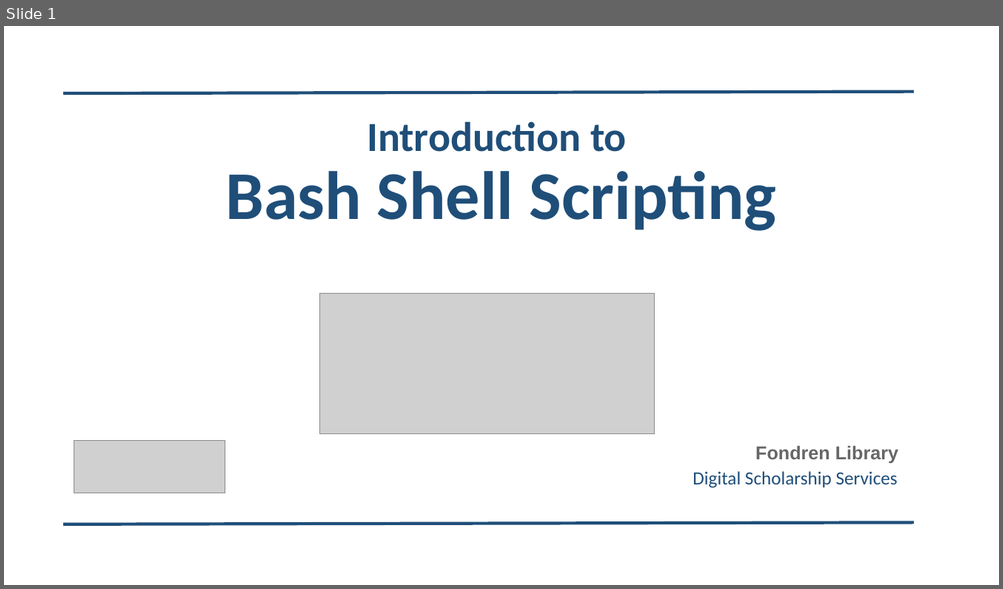
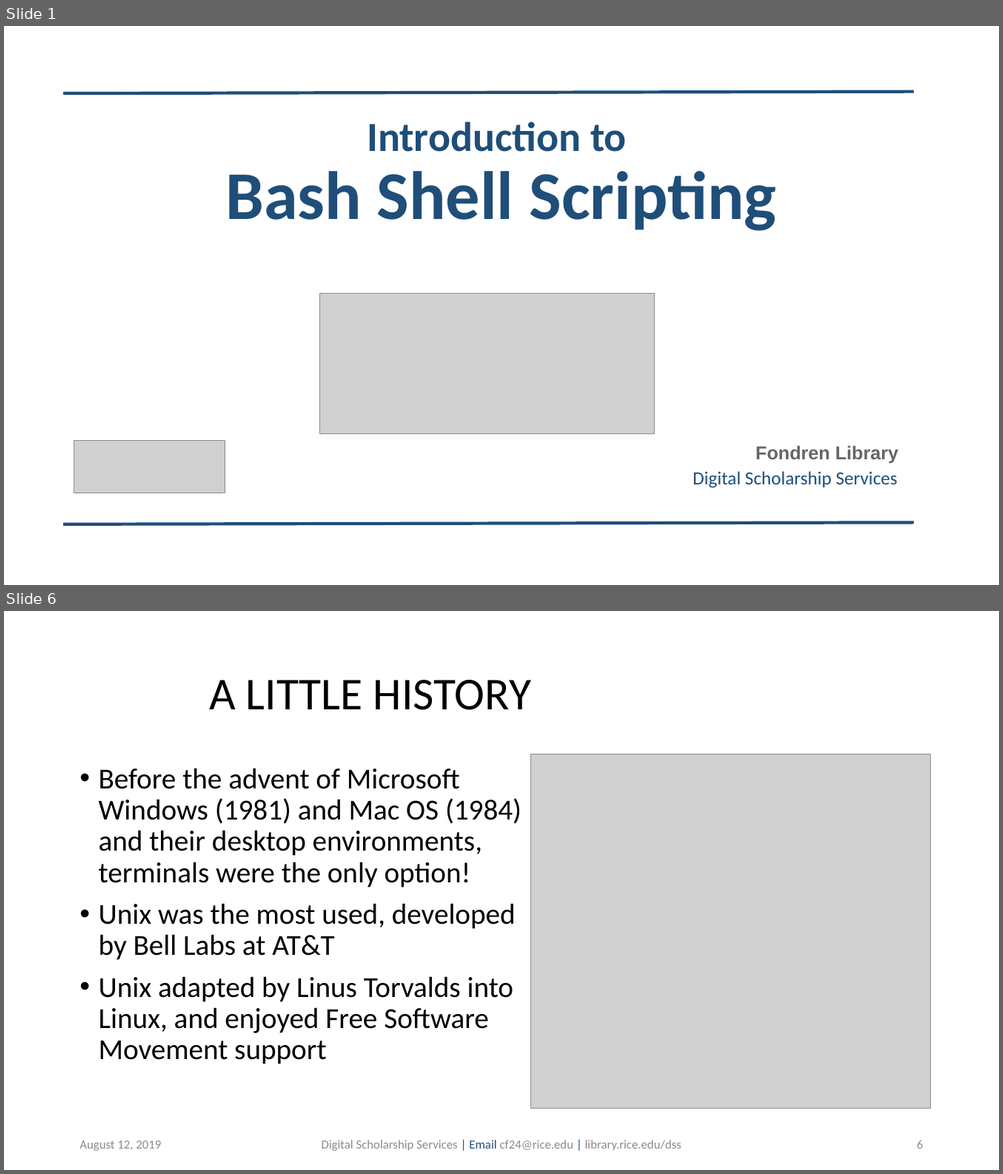
Before and after one commit to bakitybacon/rice-data-and-donuts, a slide deck: bash/Introduction to Bash.pptx. Shown one above the other, each under a label of ours: slide 1 before the commit, slides 1 and 6 after it; the slides between them are not shown. The pictures are 1003x589 and 1003x1174 pixels, drawn with LibreOffice and Linux fonts; fonts in the diff are those of the drawing; grey boxes stand for pictures; background and template pictures are left out. Boxes give left, top, right and bottom in pixels: in the first picture for what was removed or moved away, otherwise in the second. Text is boxed around its words. In the diff, an @@ line names an element or a change of style, - is before the commit and + after.

```diff
--- a/bash/Introduction to Bash.pptx
+++ b/bash/Introduction to Bash.pptx
@@ slide 6 added at [4,611,999,1170], background #FFFFFF @@
@@ title added at [209,680,531,710], 44 pt, text #000000 @@
+A LITTLE HISTORY
@@ picture added at [530,755,930,1110] @@
@@ text added at [99,768,521,1065], 28 pt, text #000000 @@
+• Before the advent of Microsoft Windows (1981) and Mac OS (1984) and their desktop environments, terminals were the only option!
+• Unix was the most used, developed by Bell Labs at AT&T
+• Unix adapted by Linus Torvalds into Linux, and enjoyed Free Software Movement support
@@ text added at [79,1141,161,1151], 12 pt, text #8C8C8C @@
+August 12, 2019
@@ text added at [321,1140,681,1151], 12 pt, text #8C8C8C @@
+Digital Scholarship Services | Email cf24@rice.edu | library.rice.edu/dss
@@ page number added at [916,1141,922,1149], 12 pt, text #8C8C8C @@
+6
```
Also in this commit, not shown: 1 slide changed, 12 other slides added.
